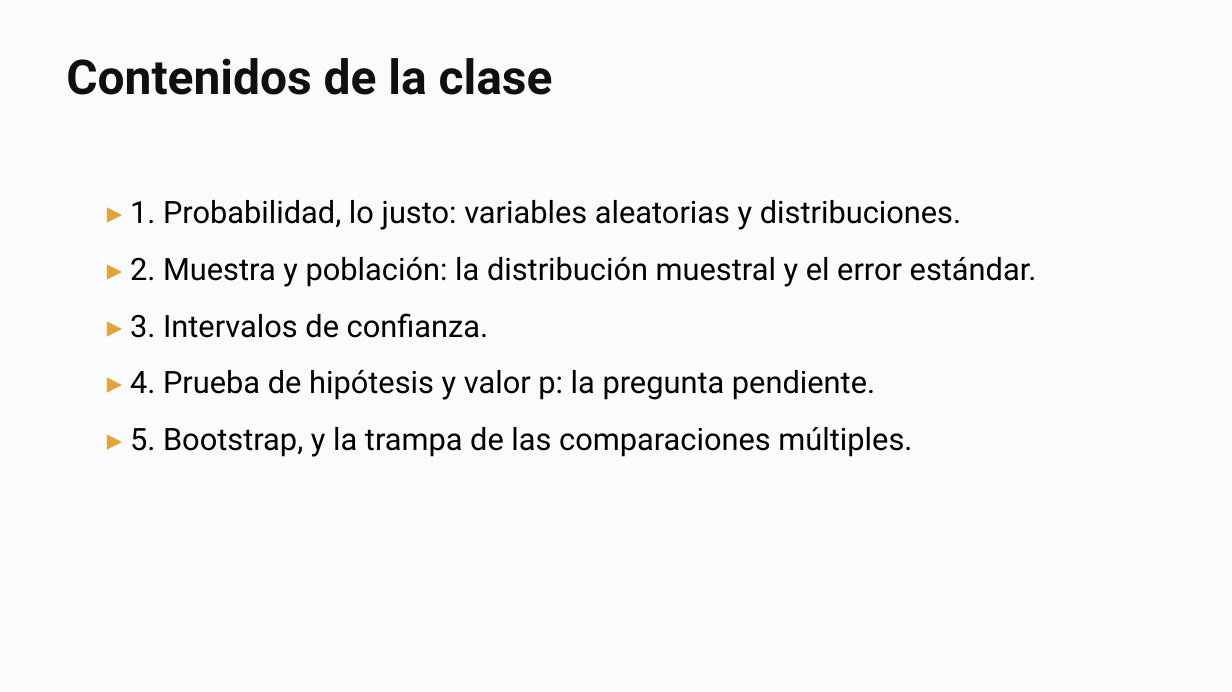
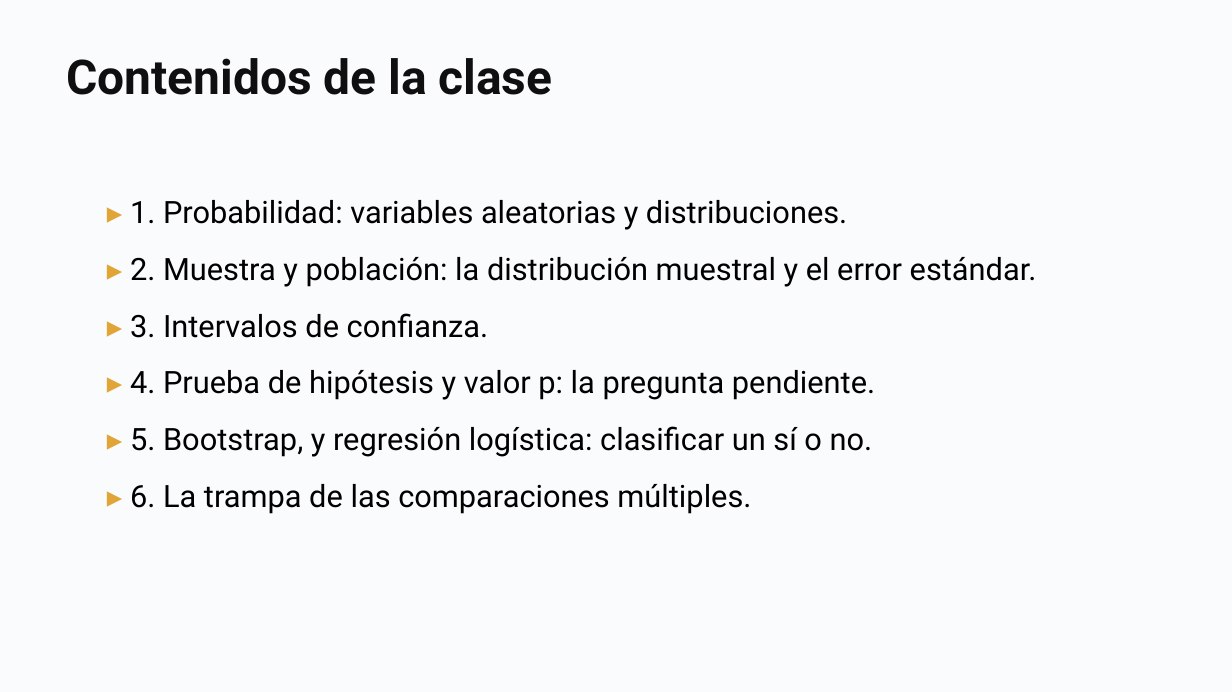
Before and after one commit to daniopitz/diplomado-cdd, a slide deck: slide 3 of presentaciones/clase05_probabilidad_inferencia.pptx. Drawn at 1232x692 pixels with LibreOffice and Linux fonts; fonts in the diff are those of the drawing. Boxes give left, top, right and bottom in pixels: in the first picture for what was removed or moved away, otherwise in the second. Text is boxed around its words. In the diff, an @@ line names an element or a change of style, - is before the commit and + after.

```diff
--- a/presentaciones/clase05_probabilidad_inferencia.pptx
+++ b/presentaciones/clase05_probabilidad_inferencia.pptx
@@ text at box(130, 200, 847, 230): text changed @@
-▸ 1. Probabilidad, lo justo: variables aleatorias y distribuciones.
+▸ 1. Probabilidad: variables aleatorias y distribuciones.
@@ text at box(130, 426, 873, 514): text changed @@
-▸ 5. Bootstrap, y la trampa de las comparaciones múltiples.
+▸ 5. Bootstrap, y regresión logística: clasificar un sí o no.
+▸ 6. La trampa de las comparaciones múltiples.
```
Also in this commit, not shown: 2 other slides changed, 5 slides added, 3 other files.
